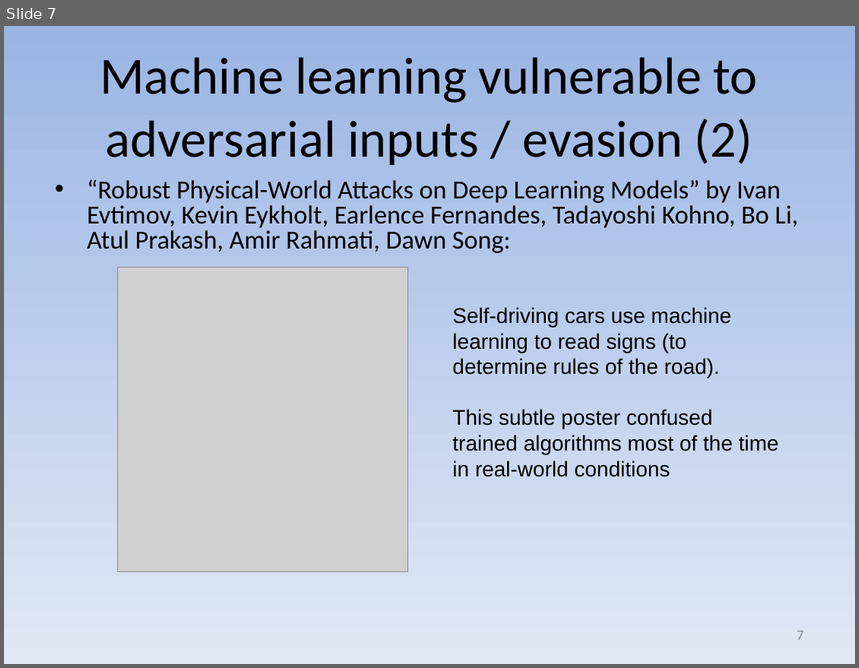
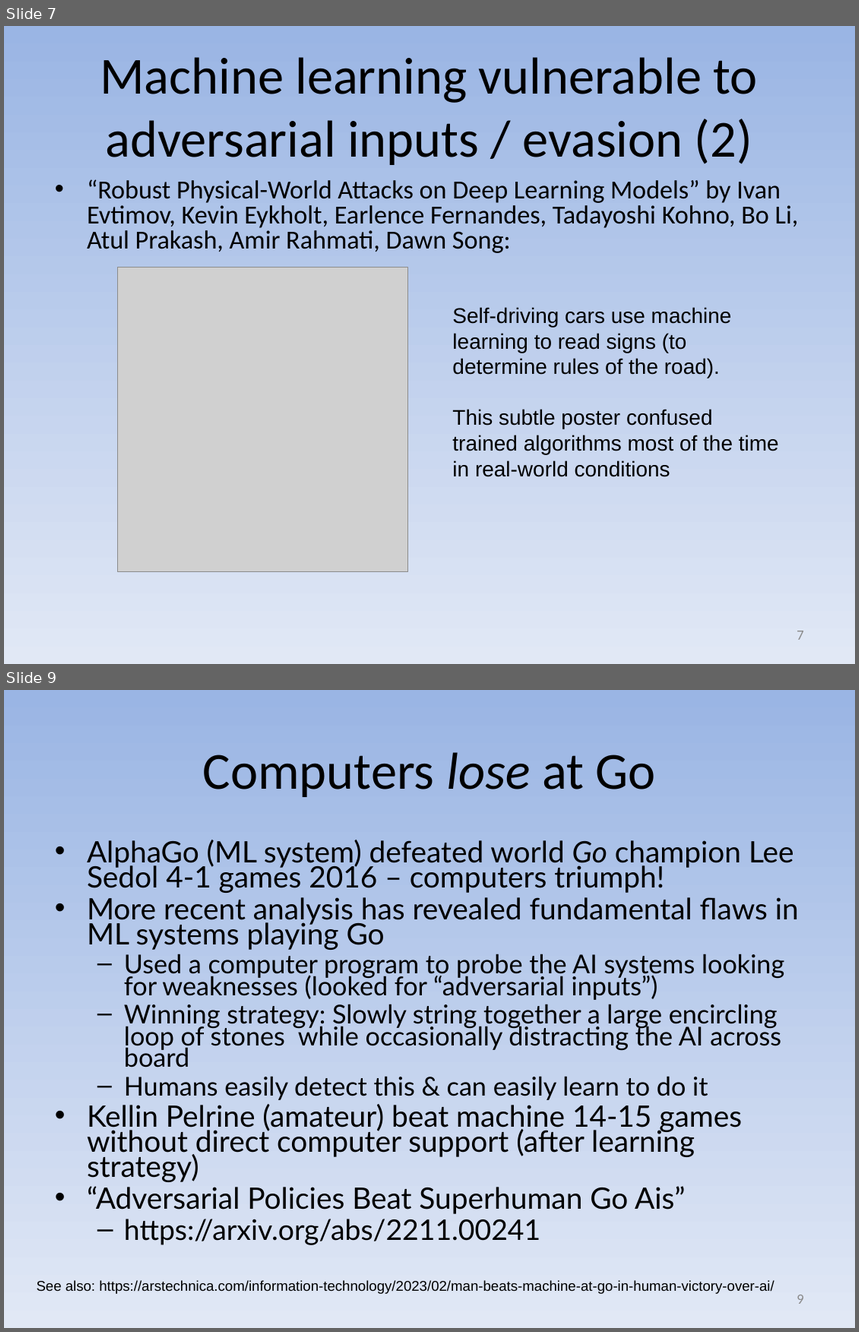
Before and after one commit to david-a-wheeler/david-a-wheeler.github.io, a slide deck: secure-class/presentations/Secure-Software-10-Misc.ppt. Shown one above the other, each under a label of ours: slide 7 before the commit, slides 7 and 9 after it; the slides between them are not shown. The pictures are 859x668 and 859x1332 pixels, drawn with LibreOffice and Linux fonts; fonts in the diff are those of the drawing; grey boxes stand for pictures. Boxes give left, top, right and bottom in pixels: in the first picture for what was removed or moved away, otherwise in the second. Text is boxed around its words. In the diff, an @@ line names an element or a change of style, - is before the commit and + after.

```diff
--- a/secure-class/presentations/Secure-Software-10-Misc.ppt
+++ b/secure-class/presentations/Secure-Software-10-Misc.ppt
@@ slide 9 added at [4, 690, 855, 1328], background gradient #9AB5E4 to #E1E8F5 @@
@@ title added at [203, 752, 656, 797], 44 pt, text #000000 @@
+Computers lose at Go
@@ text added at [87, 840, 799, 1246], 25 pt, text #000000 @@
+• AlphaGo (ML system) defeated world Go champion Lee Sedol 4-1 games 2016 – computers triumph!
+• More recent analysis has revealed fundamental flaws in ML systems playing Go
+  – Used a computer program to probe the AI systems looking for weaknesses (looked for “adversarial inputs”)
+  – Winning strategy: Slowly string together a large encircling loop of stones while occasionally distracting the AI across board
+  – Humans easily detect this & can easily learn to do it
+• Kellin Pelrine (amateur) beat machine 14-15 games without direct computer support (after learning strategy)
+• “Adversarial Policies Beat Superhuman Go Ais”
+  – https://arxiv.org/abs/2211.00241
@@ text added at [37, 1281, 774, 1294], 12 pt, text #000000 @@
+See also: https://arstechnica.com/information-technology/2023/02/man-beats-machine-at-go-in-human-victory-over-ai/
@@ page number added at [797, 1295, 804, 1304], 12 pt, text #898989 @@
+9
```
Also in this commit, not shown: 4 slides changed, 3 other slides added.
